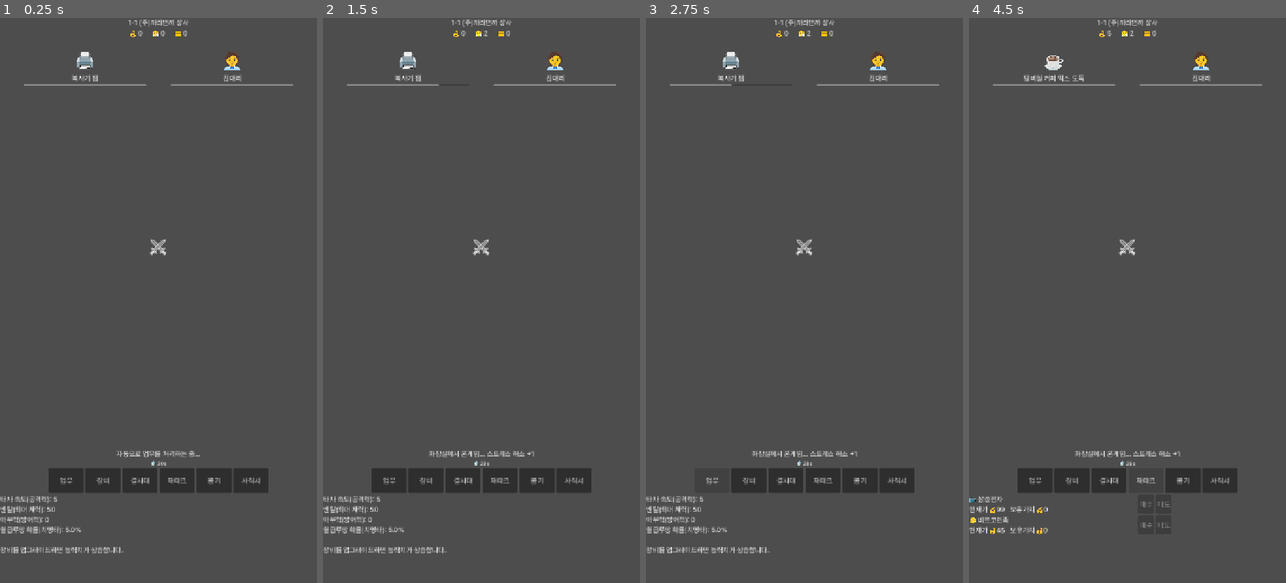
Above: before the commit, frames 1-4 (left to right).
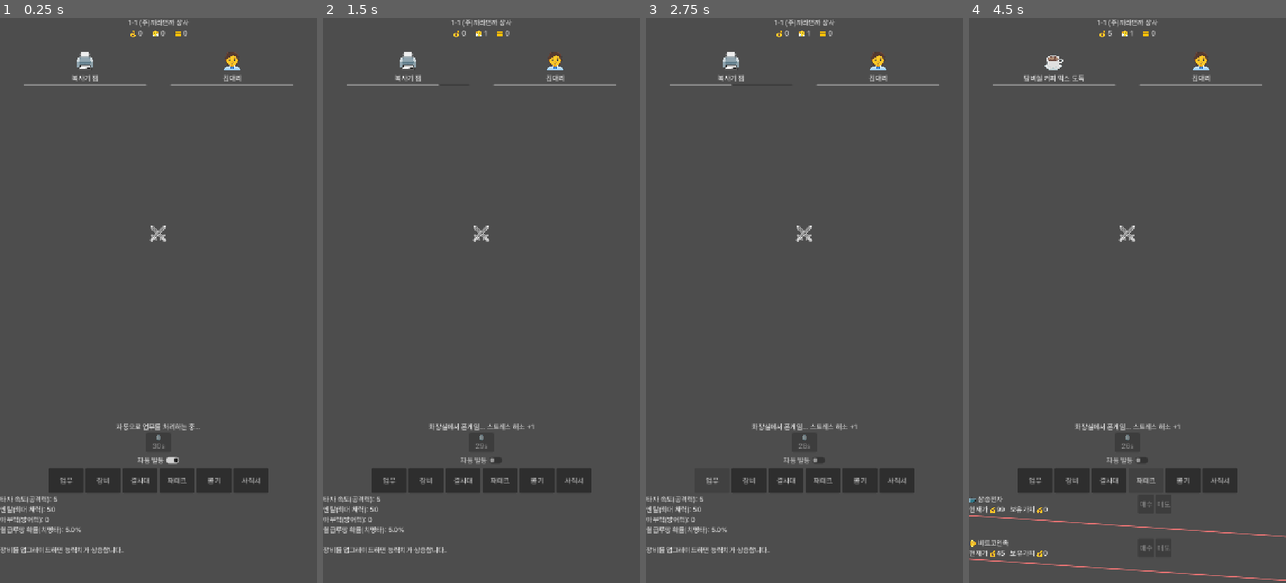
Above: after the commit, the same moments.

Repository: InjunKang/resignation-clicker
Game: Godot game, scene res://scenes/Main.tscn
Same seed, same stepped clock (60 frames per second), same inputs: the game is played once before the commit and once after it.
Inputs (mouse positions are in pixels of both pictures, inside the frame that each line leads up to; where the layout moved, square brackets give the same spot in the first picture):
- Up to frame 1 (0.25 s): no input
- Up to frame 2 (1.5 s): click (481, 458) at 0.5 s, where only the run after the commit has a clickable "자동 발동"; click (481, 232) [481, 255] at 1.25 s
- Up to frame 3 (2.75 s): click "업무" at 2 s
- Up to frame 4 (4.5 s): click "장비" at 2.75 s; click "결사대" at 3.5 s; click "재테크" at 4.25 s

The runs differ from the first frame. In frame 1, 0.6% of the frame differs, in the area x 36-64%, y 36-80%; in frame 2, 0.7%; in frame 3, 0.7%; in frame 4, 1.7%, in the area x 0-100%, y 2-100%.

Commit message:
Add Phase 3 polish: manual skill activation, gacha pity, stock charts
- BattleView: skills are now clickable buttons instead of a status label;
  an "자동 발동" toggle switches between auto-cast (previous behavior) and
  manual tap-to-cast. Fixed a click-through bug introduced by this change
  where the full-rect tap-minigame button sat on top of the new skill
  buttons and swallowed their clicks — the tap button now only covers the
  enemy/player battle area instead of the whole BattleView.
- Gacha: added a pity counter (persisted) that guarantees a top-rarity
  roll after 10 pulls without one, plus rarity labels (일반/희귀/전설) on
  results and a pity-progress readout.
- Invest: stock price history is now tracked per tick and rendered as a
  small red/green line chart under each stock's buy/sell row (custom
  StockChart Control using _draw()). InvestPanel wrapped in a
  ScrollContainer since the added charts can exceed the fixed panel height.

Verified via headless run, headless export, and a real headless-Chromium
pass: toggled auto-cast off, confirmed chart rendering and gacha pity
text, 0 console errors throughout.

Co-Authored-By: Claude Sonnet 5 <noreply@anthropic.com>

Diff:
--- a/scripts/autoload/GameData.gd
+++ b/scripts/autoload/GameData.gd
@@ -149,6 +149,7 @@
 # --- 재테크(가짜 주식) ---
 
 const STOCK_TICK_INTERVAL := 3.0
+const STOCK_HISTORY_LENGTH := 30
 
 const STOCKS := [
 	{"id": "samsong", "name": "삼송전자", "icon": "📺", "base_price": 100.0, "volatility": 0.05, "crash_chance": 0.01},
@@ -160,7 +161,13 @@
 const GACHA_COST_DIAMOND := 10
 const GACHA_MIN_LEVELS := 1
 const GACHA_MAX_LEVELS := 3
+const GACHA_PITY_THRESHOLD := 10 # 이 횟수만큼 연속으로 최고 등급을 못 뽑으면 다음 뽑기는 확정
 const BOSS_FIRST_CLEAR_DIAMOND_REWARD := 5.0
+
+const GACHA_RARITY_NAMES := {1: "일반", 2: "희귀", 3: "전설"}
+
+func get_gacha_rarity_name(levels: int) -> String:
+	return GACHA_RARITY_NAMES.get(levels, "일반")
 
 # --- 사직서 던지기 (프레스티지) ---
 
--- a/scripts/autoload/GameState.gd
+++ b/scripts/autoload/GameState.gd
@@ -24,10 +24,14 @@
 # 회사(프레스티지 사이클)당 1회만 지급되는 보스 최초 처치 다이아 보상 추적
 var boss_first_clear: Dictionary = {}
 
+var gacha_pity: int = 0
+
 # 재테크(가짜 주식): id -> 보유 수량(주)
 var stock_shares: Dictionary = {}
 # id -> 현재가 (세션마다 기준가로 재설정, 저장하지 않음)
 var stock_prices: Dictionary = {}
+# id -> 최근 가격 이력(차트용, 세션마다 재설정, 저장하지 않음)
+var stock_price_history: Dictionary = {}
 var _stock_tick_timer: float = 0.0
 
 # 사직서 던지기(프레스티지) — 리셋되지 않는 영구 진행치
@@ -186,6 +190,7 @@
 	for s in GameData.STOCKS:
 		var id: String = s["id"]
 		stock_prices[id] = s["base_price"]
+		stock_price_history[id] = [s["base_price"]]
 		if not stock_shares.has(id):
 			stock_shares[id] = 0.0
 
@@ -197,6 +202,10 @@
 		else:
 			var change: float = 1.0 + randf_range(-s["volatility"], s["volatility"])
 			stock_prices[id] = max(stock_prices[id] * change, s["base_price"] * 0.02)
+		var history: Array = stock_price_history[id]
+		history.append(stock_prices[id])
+		if history.size() > GameData.STOCK_HISTORY_LENGTH:
+			history.pop_front()
 	stock_changed.emit()
 
 func buy_stock(id: String, amount: float) -> bool:
@@ -225,7 +234,14 @@
 	diamond -= GameData.GACHA_COST_DIAMOND
 	var slots: Array = GameData.EQUIPMENT.keys()
 	var slot: String = slots[randi() % slots.size()]
-	var levels: int = randi_range(GameData.GACHA_MIN_LEVELS, GameData.GACHA_MAX_LEVELS)
+
+	var levels: int
+	if gacha_pity >= GameData.GACHA_PITY_THRESHOLD - 1:
+		levels = GameData.GACHA_MAX_LEVELS
+	else:
+		levels = randi_range(GameData.GACHA_MIN_LEVELS, GameData.GACHA_MAX_LEVELS)
+	gacha_pity = 0 if levels >= GameData.GACHA_MAX_LEVELS else gacha_pity + 1
+
 	var max_level: int = GameData.get_equipment_max_level(slot)
 	var new_level: int = mini(equipment_levels[slot] + levels, max_level)
 	var actual_gain: int = new_level - equipment_levels[slot]
@@ -233,7 +249,12 @@
 	recalculate_stats()
 	currency_changed.emit()
 	equipment_changed.emit()
-	return {"success": true, "slot": slot, "levels": actual_gain}
+	return {
+		"success": true,
+		"slot": slot,
+		"levels": actual_gain,
+		"rarity": GameData.get_gacha_rarity_name(levels),
+	}
 
 # --- 사직서 던지기 (프레스티지) ---
 
@@ -290,6 +311,7 @@
 		"mobs_defeated_in_stage": mobs_defeated_in_stage,
 		"equipment_levels": equipment_levels.duplicate(),
 		"boss_first_clear": boss_first_clear.duplicate(),
+		"gacha_pity": gacha_pity,
 		"stock_shares": stock_shares.duplicate(),
 		"prestige_currency": prestige_currency,
 		"prestige_levels": prestige_levels.duplicate(),
@@ -306,6 +328,7 @@
 	for key in equipment_levels.keys():
 		equipment_levels[key] = eq.get(key, 0)
 	boss_first_clear = data.get("boss_first_clear", {})
+	gacha_pity = data.get("gacha_pity", 0)
 	var shares: Dictionary = data.get("stock_shares", {})
 	for s in GameData.STOCKS:
 		var id: String = s["id"]
--- a/scripts/battle_view.gd
+++ b/scripts/battle_view.gd
@@ -19,6 +19,7 @@
 var _boss_attack_timer: float = 0.0
 
 var _skills: Array = []
+var auto_cast_enabled: bool = true
 
 var enemy_name_label: Label
 var enemy_hp_bar: ProgressBar
@@ -26,13 +27,13 @@
 var player_hp_bar: ProgressBar
 var boss_timer_label: Label
 var log_label: Label
-var skill_status_label: Label
+var auto_toggle: CheckButton
 
 func _ready() -> void:
 	custom_minimum_size = Vector2(0, 360)
+	for s in GameData.SKILLS:
+		_skills.append({"data": s, "cd": 0.0, "active": 0.0, "button": null})
 	_build_ui()
-	for s in GameData.SKILLS:
-		_skills.append({"data": s, "cd": 0.0, "active": 0.0})
 	GameState.stats_changed.connect(_on_stats_changed)
 	player_hp = GameState.max_hp
 	_spawn_next_enemy()
@@ -42,10 +43,14 @@
 	root_vbox.set_anchors_and_offsets_preset(Control.PRESET_FULL_RECT)
 	add_child(root_vbox)
 
+	var battle_area := Control.new()
+	battle_area.size_flags_vertical = Control.SIZE_EXPAND_FILL
+	root_vbox.add_child(battle_area)
+
 	var hbox := HBoxContainer.new()
+	hbox.set_anchors_and_offsets_preset(Control.PRESET_FULL_RECT)
 	hbox.alignment = BoxContainer.ALIGNMENT_CENTER
-	hbox.size_flags_vertical = Control.SIZE_EXPAND_FILL
-	root_vbox.add_child(hbox)
+	battle_area.add_child(hbox)
 
 	var enemy_box := VBoxContainer.new()
 	enemy_box.custom_minimum_size = Vector2(280, 0)
@@ -93,22 +98,39 @@
 	player_hp_bar.show_percentage = false
 	player_box.add_child(player_hp_bar)
 
-	log_label = Label.new()
-	log_label.text = "자동으로 업무를 처리하는 중..."
-	log_label.horizontal_alignment = HORIZONTAL_ALIGNMENT_CENTER
-	root_vbox.add_child(log_label)
-
-	skill_status_label = Label.new()
-	skill_status_label.horizontal_alignment = HORIZONTAL_ALIGNMENT_CENTER
-	skill_status_label.add_theme_font_size_override("font_size", 12)
-	root_vbox.add_child(skill_status_label)
-
 	var tap_button := Button.new()
 	tap_button.flat = true
 	tap_button.set_anchors_and_offsets_preset(Control.PRESET_FULL_RECT)
 	tap_button.focus_mode = Control.FOCUS_NONE
 	tap_button.pressed.connect(_on_tap)
-	add_child(tap_button)
+	battle_area.add_child(tap_button)
+
+	log_label = Label.new()
+	log_label.text = "자동으로 업무를 처리하는 중..."
+	log_label.horizontal_alignment = HORIZONTAL_ALIGNMENT_CENTER
+	root_vbox.add_child(log_label)
+
+	var skill_row := HBoxContainer.new()
+	skill_row.alignment = BoxContainer.ALIGNMENT_CENTER
+	root_vbox.add_child(skill_row)
+	for sk in _skills:
+		var data: Dictionary = sk["data"]
+		var btn := Button.new()
+		btn.text = data["icon"]
+		btn.custom_minimum_size = Vector2(56, 0)
+		btn.focus_mode = Control.FOCUS_NONE
+		btn.tooltip_text = data["desc"]
+		btn.pressed.connect(func() -> void: _on_skill_button_pressed(data["id"]))
+		skill_row.add_child(btn)
+		sk["button"] = btn
+
+	auto_toggle = CheckButton.new()
+	auto_toggle.text = "자동 발동"
+	auto_toggle.button_pressed = true
+	auto_toggle.focus_mode = Control.FOCUS_NONE
+	auto_toggle.size_flags_horizontal = Control.SIZE_SHRINK_CENTER
+	auto_toggle.toggled.connect(func(pressed: bool) -> void: auto_cast_enabled = pressed)
+	root_vbox.add_child(auto_toggle)
 
 func _process(delta: float) -> void:
 	_attack_timer += delta
@@ -128,7 +150,7 @@
 
 	_update_skills(delta)
 	_refresh_bars()
-	_refresh_skill_status()
+	_refresh_skill_bar()
 
 func _spawn_next_enemy() -> void:
 	if GameState.is_boss_stage():
@@ -170,16 +192,21 @@
 	player_hp_bar.max_value = GameState.max_hp
 	player_hp_bar.value = player_hp
 
-func _refresh_skill_status() -> void:
-	var parts: Array = []
+func _refresh_skill_bar() -> void:
 	for sk in _skills:
 		var data: Dictionary = sk["data"]
-		if GameState.stage_index < data["unlock_stage"]:
+		var btn: Button = sk["button"]
+		var unlocked: bool = GameState.stage_index >= data["unlock_stage"]
+		btn.visible = unlocked
+		if not unlocked:
 			continue
 		var cd: float = sk["cd"]
-		var status: String = "준비" if cd <= 0.0 else "%ds" % int(ceil(cd))
-		parts.append("%s %s" % [data["icon"], status])
-	skill_status_label.text = "  ".join(parts)
+		if cd <= 0.0:
+			btn.text = "%s\n준비" % data["icon"]
+			btn.disabled = auto_cast_enabled # 자동 모드에서는 중복 발동 방지를 위해 수동 클릭 비활성화
+		else:
+			btn.text = "%s\n%ds" % [data["icon"], int(ceil(cd))]
+			btn.disabled = true
 
 # --- 전투 ---
 
@@ -266,10 +293,20 @@
 			sk["active"] = max(0.0, sk["active"] - delta)
 		if sk["cd"] > 0.0:
 			sk["cd"] = max(0.0, sk["cd"] - delta)
-		if sk["cd"] <= 0.0 and sk["active"] <= 0.0:
+		if auto_cast_enabled and sk["cd"] <= 0.0 and sk["active"] <= 0.0:
 			_cast_skill(data["id"])
 			sk["cd"] = data["cooldown"]
 			sk["active"] = data["duration"]
+
+func _on_skill_button_pressed(id: String) -> void:
+	if auto_cast_enabled:
+		return
+	for sk in _skills:
+		if sk["data"]["id"] == id and GameState.stage_index >= sk["data"]["unlock_stage"] and sk["cd"] <= 0.0:
+			_cast_skill(id)
+			sk["cd"] = sk["data"]["cooldown"]
+			sk["active"] = sk["data"]["duration"]
+			return
 
 func _cast_skill(id: String) -> void:
 	match id:
--- a/scripts/ui/panels/gacha_panel.gd
+++ b/scripts/ui/panels/gacha_panel.gd
@@ -4,6 +4,7 @@
 
 var gacha_btn: Button
 var result_label: Label
+var pity_label: Label
 
 func _ready() -> void:
 	var vbox := VBoxContainer.new()
@@ -24,6 +25,11 @@
 	result_label.autowrap_mode = TextServer.AUTOWRAP_WORD
 	vbox.add_child(result_label)
 
+	pity_label = Label.new()
+	pity_label.horizontal_alignment = HORIZONTAL_ALIGNMENT_CENTER
+	pity_label.add_theme_font_size_override("font_size", 12)
+	vbox.add_child(pity_label)
+
 	GameState.currency_changed.connect(_refresh)
 	_refresh()
 
@@ -31,10 +37,13 @@
 	var res: Dictionary = GameState.do_gacha()
 	if res.get("success", false):
 		var slot_label: String = GameData.EQUIPMENT[res["slot"]]["label"]
-		result_label.text = "%s +%d Lv! 🎉" % [slot_label, res["levels"]]
+		result_label.text = "[%s] %s +%d Lv! 🎉" % [res["rarity"], slot_label, res["levels"]]
 	else:
 		result_label.text = "법인카드가 부족합니다."
+	_refresh()
 
 func _refresh() -> void:
 	gacha_btn.text = "뽑기 (💳%d)" % GameData.GACHA_COST_DIAMOND
 	gacha_btn.disabled = GameState.diamond < GameData.GACHA_COST_DIAMOND
+	var remaining: int = maxi(GameData.GACHA_PITY_THRESHOLD - GameState.gacha_pity, 0)
+	pity_label.text = "천장까지 %d회 (그 안에 [전설]을 못 뽑으면 다음 뽑기는 확정 전설)" % remaining
--- a/scripts/ui/panels/invest_panel.gd
+++ b/scripts/ui/panels/invest_panel.gd
@@ -5,14 +5,21 @@
 var rows: Dictionary = {}
 
 func _ready() -> void:
+	var scroll := ScrollContainer.new()
+	scroll.set_anchors_and_offsets_preset(Control.PRESET_FULL_RECT)
+	add_child(scroll)
+
 	var vbox := VBoxContainer.new()
-	vbox.set_anchors_and_offsets_preset(Control.PRESET_FULL_RECT)
-	add_child(vbox)
+	vbox.size_flags_horizontal = Control.SIZE_EXPAND_FILL
+	scroll.add_child(vbox)
 
 	for s in GameData.STOCKS:
 		var id: String = s["id"]
+		var block := VBoxContainer.new()
+		vbox.add_child(block)
+
 		var row := HBoxContainer.new()
-		vbox.add_child(row)
+		block.add_child(row)
 
 		var info_label := Label.new()
 		info_label.custom_minimum_size = Vector2(380, 0)
@@ -27,6 +34,10 @@
 		sell_btn.text = "매도"
 		sell_btn.pressed.connect(func() -> void: GameState.sell_stock(id))
 		row.add_child(sell_btn)
+
+		var chart := StockChart.new()
+		chart.stock_id = id
+		block.add_child(chart)
 
 		rows[id] = {"info": info_label, "buy": buy_btn, "sell": sell_btn}
 
--- /dev/null
+++ b/scripts/ui/stock_chart.gd
@@ -0,0 +1,35 @@
+class_name StockChart
+extends Control
+## 재테크 탭에서 종목별 최근 가격 추이를 선 그래프로 그리는 미니 위젯.
+
+var stock_id: String = ""
+
+func _ready() -> void:
+	custom_minimum_size = Vector2(0, 48)
+	GameState.stock_changed.connect(func() -> void: queue_redraw())
+
+func _draw() -> void:
+	var history: Array = GameState.stock_price_history.get(stock_id, [])
+	if history.size() < 2:
+		return
+
+	var min_v: float = history[0]
+	var max_v: float = history[0]
+	for v in history:
+		min_v = min(min_v, v)
+		max_v = max(max_v, v)
+	if max_v - min_v < 0.001:
+		max_v = min_v + 1.0
+
+	var w: float = size.x
+	var h: float = size.y
+	var points := PackedVector2Array()
+	for i in history.size():
+		var x: float = w * (float(i) / float(history.size() - 1))
+		var t: float = (history[i] - min_v) / (max_v - min_v)
+		var y: float = h - t * h
+		points.append(Vector2(x, y))
+
+	var up: bool = history[history.size() - 1] >= history[0]
+	var line_color: Color = Color(0.55, 0.85, 0.55) if up else Color(0.9, 0.45, 0.45)
+	draw_polyline(points, line_color, 2.0, true)
Not shown, added: scripts/ui/stock_chart.gd.uid
